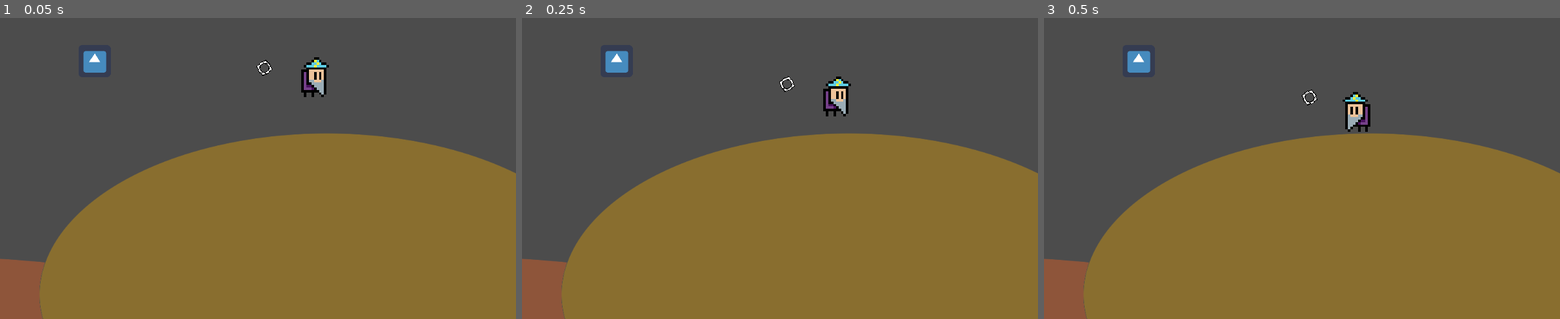
Above: before the commit, frames 1-3 (left to right).
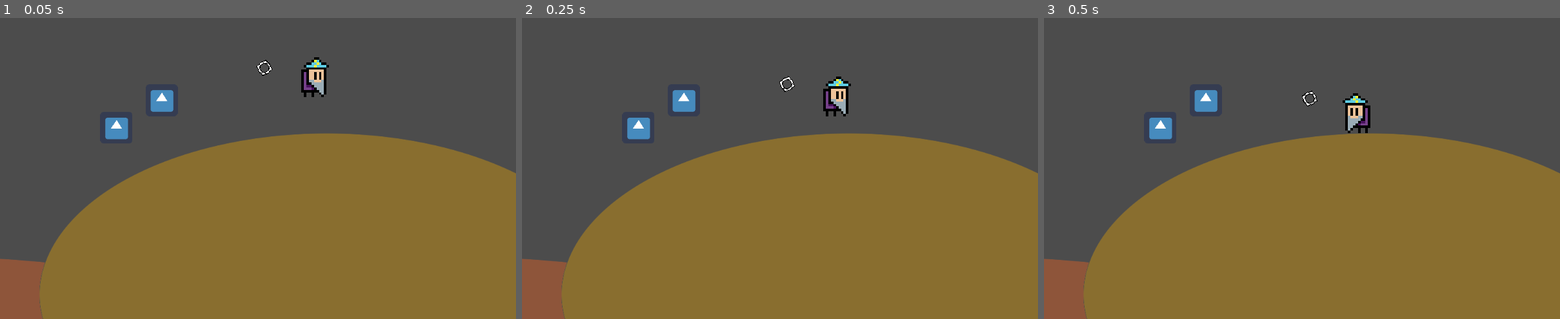
Above: after the commit, the same moments.

Repository: MitchMakesThings/Godot-Things
Game: Godot game, scene res://src/levels/FirstLevel.tscn
Two runs of this game, one before a commit and one after it. Both use one fixed random seed, a clock stepped at 60 frames per second and the inputs below. The engine's default icon, where the game draws it, is replaced by a stand-in: a white triangle on a blue panel in a dark square.
Inputs:
- Up to frame 1 (0.05 s): no input
- Up to frame 2 (0.25 s): no input
- Up to frame 3 (0.5 s): no input

The runs differ from the first frame. In frame 1, 1.0% of the frame differs, in the area x 16-34%, y 10-41%; in frame 2, 1.0%; in frame 3, 1.2%, in the area x 16-64%, y 10-41%.

Commit message:
Restructured test level to show that a single explosion can affect multiple different destructible objects.
Adjusted wizard collision shape and position, to better fit with how he looks. Movement feels less janky now :)

Diff:
--- a/Game/src/character/wizard.tscn
+++ b/Game/src/character/wizard.tscn
@@ -7,7 +7,7 @@
 [ext_resource path="res://src/weapons/Slime-Green.tscn" type="PackedScene" id=5]
 
 [sub_resource type="CapsuleShape2D" id=1]
-radius = 33.3483
+radius = 26.8793
 
 [node name="Wizard" type="KinematicBody2D"]
 script = ExtResource( 2 )
@@ -19,7 +19,7 @@
 texture = ExtResource( 1 )
 
 [node name="CollisionShape2D" type="CollisionShape2D" parent="."]
-position = Vector2( 0.968567, 0 )
+position = Vector2( 0.492912, 4.04306 )
 shape = SubResource( 1 )
 
 [node name="ReticuleAnchor" type="Node2D" parent="."]
--- a/Game/src/levels/FirstLevel.tscn
+++ b/Game/src/levels/FirstLevel.tscn
@@ -13,21 +13,29 @@
 [sub_resource type="ShaderMaterial" id=2]
 shader = ExtResource( 4 )
 
+[sub_resource type="ShaderMaterial" id=3]
+shader = ExtResource( 4 )
+
 [node name="FirstLevel" type="Node2D"]
 
-[node name="Debug" type="Sprite" parent="."]
+[node name="Test1" type="Sprite" parent="."]
 material = SubResource( 1 )
-position = Vector2( 2141.11, 1540 )
+position = Vector2( 2184.43, 1672.67 )
 texture = ExtResource( 6 )
 centered = false
 
-[node name="Destructible" parent="Debug" instance=ExtResource( 2 )]
-viewport_destruction_nodepath = NodePath("../../Debug/Destructible/Viewport/Circle")
-collision_holder_node_path = NodePath("../../Debug/Destructible/CollisionHolder")
-collision_viewport_size = Vector2( 12, 12 )
+[node name="Destructible" parent="Test1" instance=ExtResource( 2 )]
+
+[node name="Test2" type="Sprite" parent="."]
+material = SubResource( 2 )
+position = Vector2( 2274.35, 1617.93 )
+texture = ExtResource( 6 )
+centered = false
+
+[node name="Destructible" parent="Test2" instance=ExtResource( 2 )]
 
 [node name="DestructibleForeground" type="Sprite" parent="."]
-material = SubResource( 2 )
+material = SubResource( 3 )
 texture = ExtResource( 1 )
 centered = false
 
Not shown: 1 places in Game/src/levels/FirstLevel.tscn that only renumber resources
